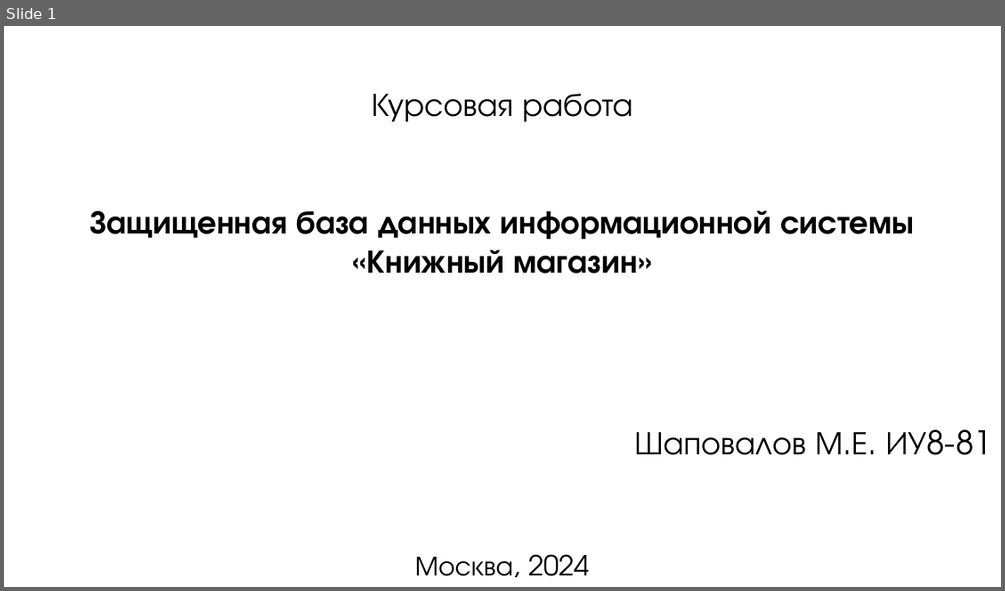
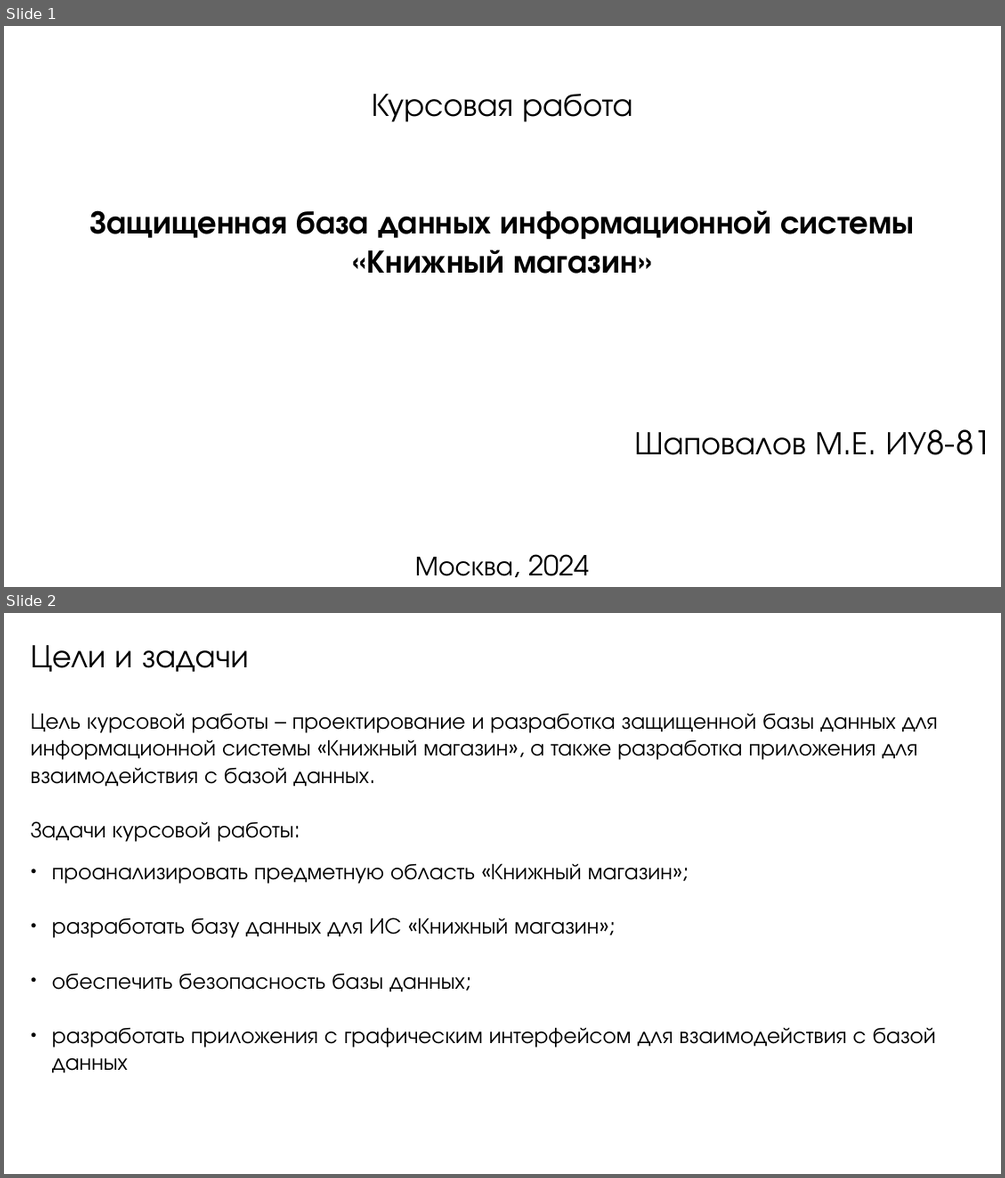
Before and after one commit to mrypdm/bsbd_kursach, a slide deck: docs/ИУ8-81. БСБД. Презентация. Шаповалов.odp. Shown one above the other, each under a label of ours: slide 1 before the commit, slides 1 and 2 after it. The pictures are 1005x591 and 1005x1178 pixels, drawn with LibreOffice and Linux fonts; fonts in the diff are those of the drawing. Boxes give left, top, right and bottom in pixels: in the first picture for what was removed or moved away, otherwise in the second. Text is boxed around its words. In the diff, an @@ line names an element or a change of style, - is before the commit and + after.

```diff
--- a/docs/ИУ8-81. БСБД. Презентация. Шаповалов.odp
+++ b/docs/ИУ8-81. БСБД. Презентация. Шаповалов.odp
@@ slide 2 added at (x1=4, y1=613, x2=1001, y2=1174), background #FFFFFF @@
@@ text added at (x1=31, y1=645, x2=249, y2=672), 26 pt, text #000000 @@
+Цели и задачи
@@ text added at (x1=31, y1=713, x2=938, y2=1073), 18 pt, text #000000 @@
+Цель курсовой работы – проектирование и разработка защищенной базы данных для информационной системы «Книжный магазин», а также разработка приложения для взаимодействия с базой данных.
+Задачи курсовой работы:
+● проанализировать предметную область «Книжный магазин»;
+● разработать базу данных для ИС «Книжный магазин»;
+● обеспечить безопасность базы данных;
+● разработать приложения с графическим интерфейсом для взаимодействия с базой данных
```
Also in this commit, not shown: 8 slides changed, 1 other slide added, 9 slides removed, 6 other files.
